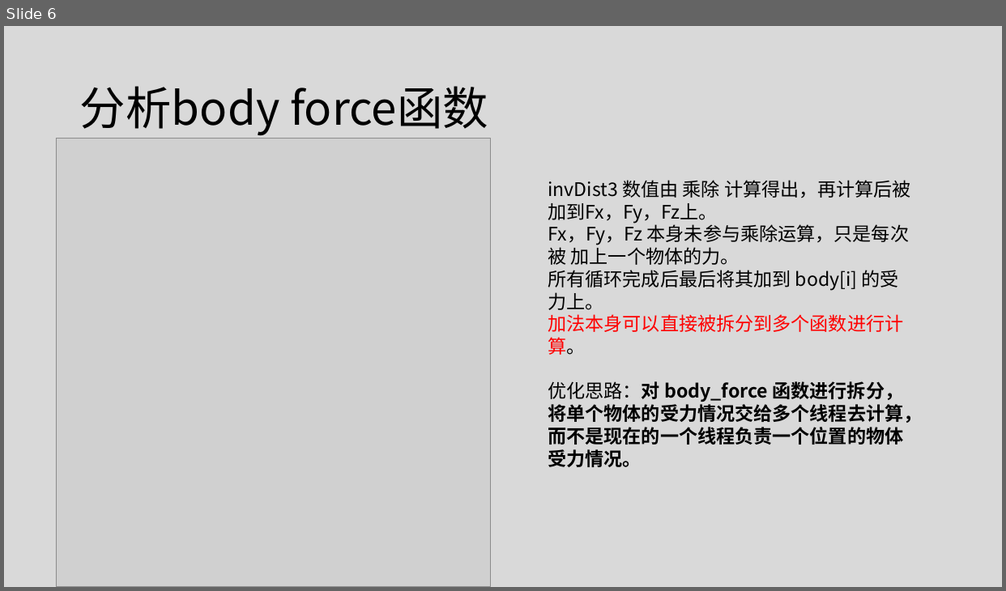
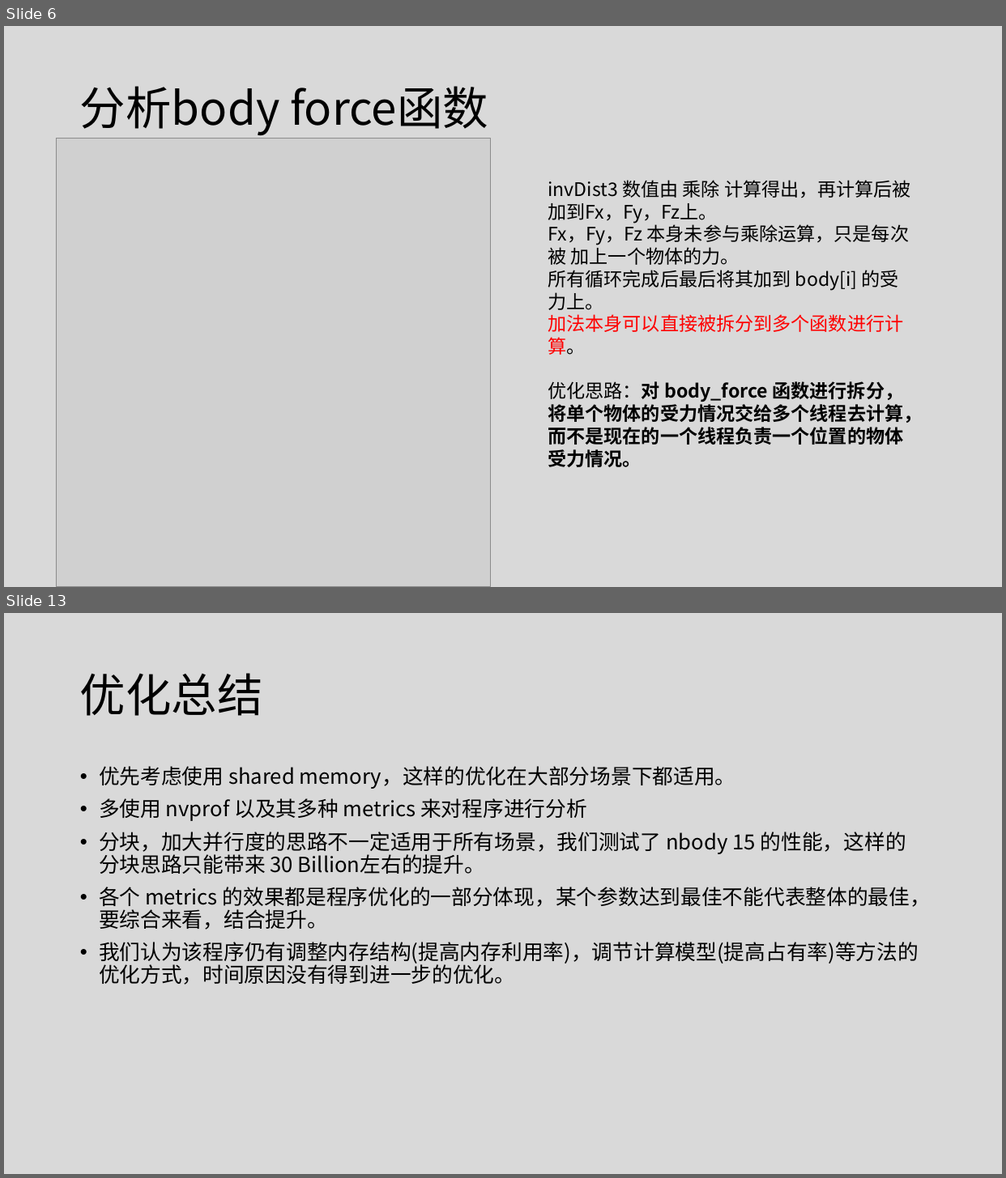
Before and after one commit to AlexZFX/cuda-nbody, a slide deck: ppt/Cuda-nbody 优化思路.pptx. Shown one above the other, each under a label of ours: slide 6 before the commit, slides 6 and 13 after it; the slides between them are not shown. The pictures are 1006x591 and 1006x1178 pixels, drawn with LibreOffice and Linux fonts; fonts in the diff are those of the drawing; grey boxes stand for pictures. Boxes give left, top, right and bottom in pixels: in the first picture for what was removed or moved away, otherwise in the second. Text is boxed around its words. In the diff, an @@ line names an element or a change of style, - is before the commit and + after.

```diff
--- a/ppt/Cuda-nbody 优化思路.pptx
+++ b/ppt/Cuda-nbody 优化思路.pptx
@@ slide 13 added at (4,613,1002,1174), background #D9D9D9 @@
@@ title added at (80,673,263,716), 44 pt, text #000000 @@
+优化总结
@@ text added at (99,766,931,985), 20 pt, text #000000 @@
+• 优先考虑使用 shared memory，这样的优化在大部分场景下都适用。
+• 多使用 nvprof 以及其多种 metrics 来对程序进行分析
+• 分块，加大并行度的思路不一定适用于所有场景，我们测试了 nbody 15 的性能，这样的分块思路只能带来 30 Billion左右的提升。
+• 各个 metrics 的效果都是程序优化的一部分体现，某个参数达到最佳不能代表整体的最佳，要综合来看，结合提升。
+• 我们认为该程序仍有调整内存结构(提高内存利用率)，调节计算模型(提高占有率)等方法的优化方式，时间原因没有得到进一步的优化。
```
Also in this commit, not shown: 6 slides changed, 3 other slides added.
